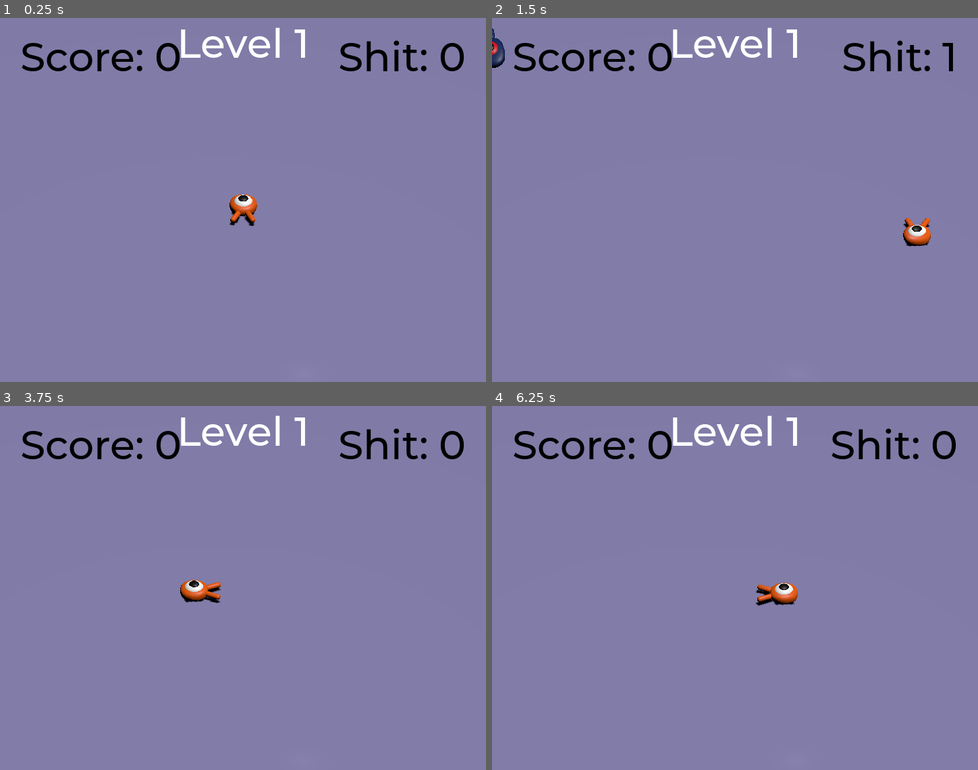
Above: before the commit, frames 1-4 (two rows, left to right).
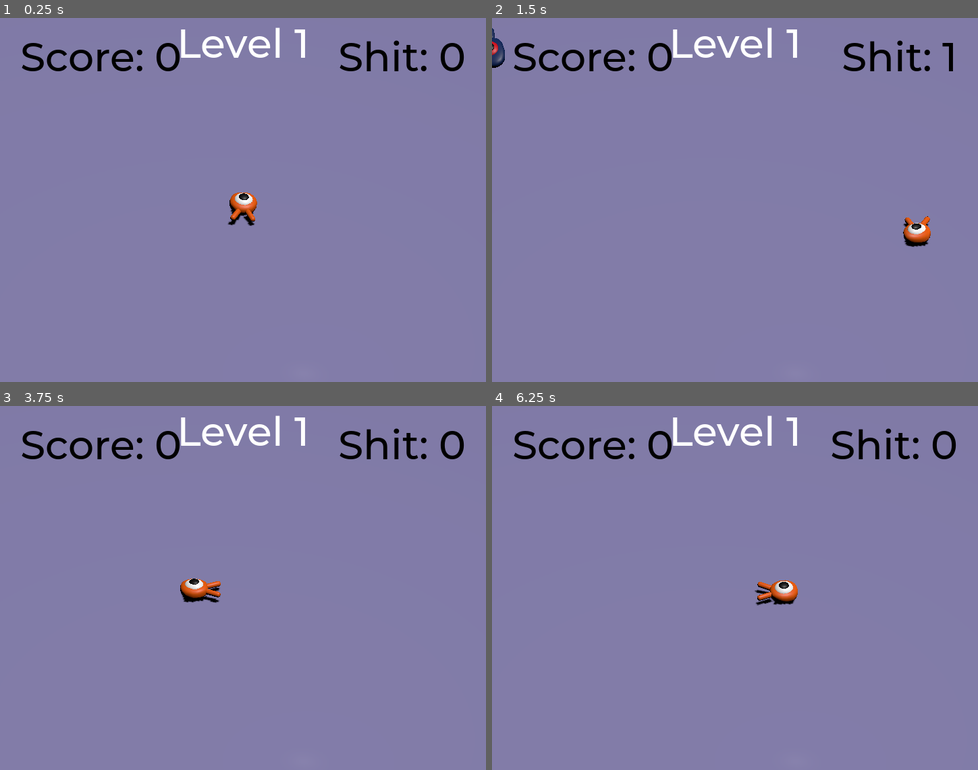
Above: after the commit, the same moments.

Repository: nilodude/squash_the_creeps_start_1.1.0
Game: Godot game, scene res://main.tscn
Two runs of this game, one before a commit and one after it. Both use one fixed random seed, a clock stepped at 60 frames per second and the inputs below.
Inputs:
- Up to frame 1 (0.25 s): no input
- Up to frame 2 (1.5 s): tap Enter (ui_accept) at 0.5 s; hold D (move_right) 0.53-1.28 s; tap Space (jump) at 0.77 s; hold S (move_back) from 1.28 s (still down)
- Up to frame 3 (3.75 s): tap Space (jump) at 1.52, 3.02 s; release S (move_back) at 2.03 s; hold D (move_right) 2.03-2.78 s; hold W (move_forward) 2.78-3.53 s; tap Enter (ui_accept) at 3.5 s; hold A (move_left) from 3.53 s (still down)
- Up to frame 4 (6.25 s): tap Space (jump) at 3.77, 4.52, 6.02 s; release A (move_left) at 5.03 s; hold S (move_back) 5.03-5.78 s; hold D (move_right) from 5.78 s (still down)

The runs differ from the first frame. In frame 1, 0.2% of the frame differs, in the area x 46-53%, y 47-58%; in frame 2, 0.2%; in frame 3, 0.3%; in frame 4, 0.3%, in the area x 54-63%, y 47-55%.

Commit message:
music & character animation

Diff:
--- /dev/null
+++ b/music_player.tscn
@@ -0,0 +1,8 @@
+[gd_scene load_steps=2 format=3 uid="uid://dyshmwdi6l2w4"]
+
+[ext_resource type="AudioStream" uid="uid://xub1arky2ns5" path="res://art/igetlive.wav" id="1_6qow2"]
+
+[node name="MusicPlayer" type="AudioStreamPlayer"]
+stream = ExtResource("1_6qow2")
+volume_db = -0.754
+autoplay = true
--- a/player.tscn
+++ b/player.tscn
@@ -1,10 +1,72 @@
-[gd_scene load_steps=4 format=3 uid="uid://b1baaek2whnnn"]
+[gd_scene load_steps=7 format=3 uid="uid://b1baaek2whnnn"]
 
 [ext_resource type="Script" path="res://player.gd" id="1_itbrl"]
 [ext_resource type="PackedScene" uid="uid://bi6cg7ty2tiad" path="res://art/player.glb" id="1_o3v2g"]
 
 [sub_resource type="BoxShape3D" id="BoxShape3D_tvbr2"]
 size = Vector3(2, 1, 2)
+
+[sub_resource type="Animation" id="Animation_86qoi"]
+resource_name = "float"
+length = 1.21
+loop_mode = 1
+tracks/0/type = "value"
+tracks/0/imported = false
+tracks/0/enabled = true
+tracks/0/path = NodePath("Pivot/Character:position")
+tracks/0/interp = 2
+tracks/0/loop_wrap = true
+tracks/0/keys = {
+"times": PackedFloat32Array(0.2, 0.8, 1.2),
+"transitions": PackedFloat32Array(1, 1, 1),
+"update": 0,
+"values": [Vector3(0, 0.19, 0), Vector3(0, 0.55, 0), Vector3(0, 0.35, 0)]
+}
+tracks/1/type = "value"
+tracks/1/imported = false
+tracks/1/enabled = true
+tracks/1/path = NodePath("Pivot/Character:rotation")
+tracks/1/interp = 2
+tracks/1/loop_wrap = true
+tracks/1/keys = {
+"times": PackedFloat32Array(0.2, 0.6, 1, 1.2),
+"transitions": PackedFloat32Array(1, 1.18921, 1, 1),
+"update": 0,
+"values": [Vector3(0, 0, -0.0785398), Vector3(0.139626, 0, 0.0750492), Vector3(-0.0802851, 0, -0.0174533), Vector3(-0.139626, 0, 0)]
+}
+
+[sub_resource type="Animation" id="Animation_2rmm6"]
+length = 0.001
+tracks/0/type = "value"
+tracks/0/imported = false
+tracks/0/enabled = true
+tracks/0/path = NodePath("Pivot/Character:position")
+tracks/0/interp = 1
+tracks/0/loop_wrap = true
+tracks/0/keys = {
+"times": PackedFloat32Array(0),
+"transitions": PackedFloat32Array(1),
+"update": 0,
+"values": [Vector3(0, 0, 0)]
+}
+tracks/1/type = "value"
+tracks/1/imported = false
+tracks/1/enabled = true
+tracks/1/path = NodePath("Pivot/Character:rotation")
+tracks/1/interp = 1
+tracks/1/loop_wrap = true
+tracks/1/keys = {
+"times": PackedFloat32Array(0),
+"transitions": PackedFloat32Array(1),
+"update": 0,
+"values": [Vector3(0, 0, 0)]
+}
+
+[sub_resource type="AnimationLibrary" id="AnimationLibrary_7niog"]
+_data = {
+"RESET": SubResource("Animation_2rmm6"),
+"float": SubResource("Animation_86qoi")
+}
 
 [node name="Player" type="CharacterBody3D"]
 script = ExtResource("1_itbrl")
@@ -16,3 +78,9 @@
 [node name="CollisionShape3D" type="CollisionShape3D" parent="."]
 transform = Transform3D(1, 0, 0, 0, 1, 0, 0, 0, 1, 0, 0.05, 0)
 shape = SubResource("BoxShape3D_tvbr2")
+
+[node name="AnimationPlayer" type="AnimationPlayer" parent="."]
+autoplay = "float"
+libraries = {
+"": SubResource("AnimationLibrary_7niog")
+}
--- a/project.godot
+++ b/project.godot
@@ -14,6 +14,10 @@
 run/main_scene="res://main.tscn"
 config/features=PackedStringArray("4.1")
 config/icon="res://icon.png"
+
+[autoload]
+
+MusicPlayer="*res://music_player.tscn"
 
 [display]
 
Not shown, added: art/1995.mp3.import
Not shown, added: art/Koover In '92.wav.import
Not shown, added: art/Missy Elliott - Get Ur Freak On.mp3.import
Not shown, added: art/Skrrrt.wav.import
Not shown, added: art/Sounds Feat. J-One.wav.import
Not shown, added: art/igetlive.wav.import
Not shown, added: art/1995.mp3
Not shown, added: art/Koover In '92.wav
Not shown, added: art/Missy Elliott - Get Ur Freak On.mp3
Not shown, added: art/Skrrrt.wav
Not shown, added: art/Sounds Feat. J-One.wav
Not shown, added: art/igetlive.wav
(and 1 more such lines)
